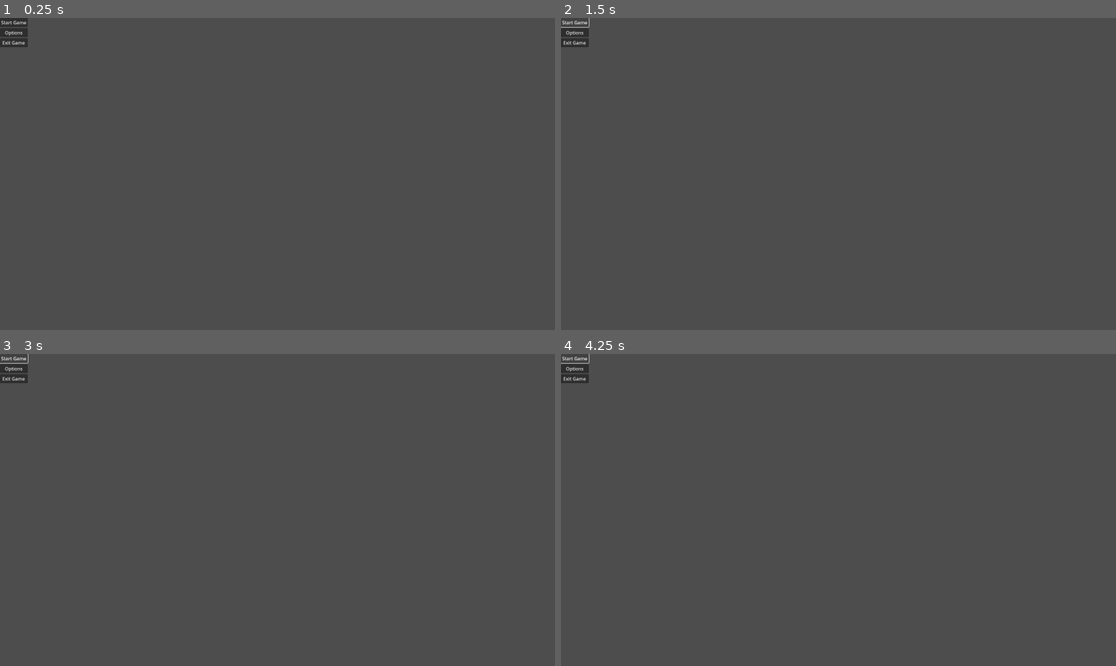
Above: before the commit, frames 1-4 (two rows, left to right).
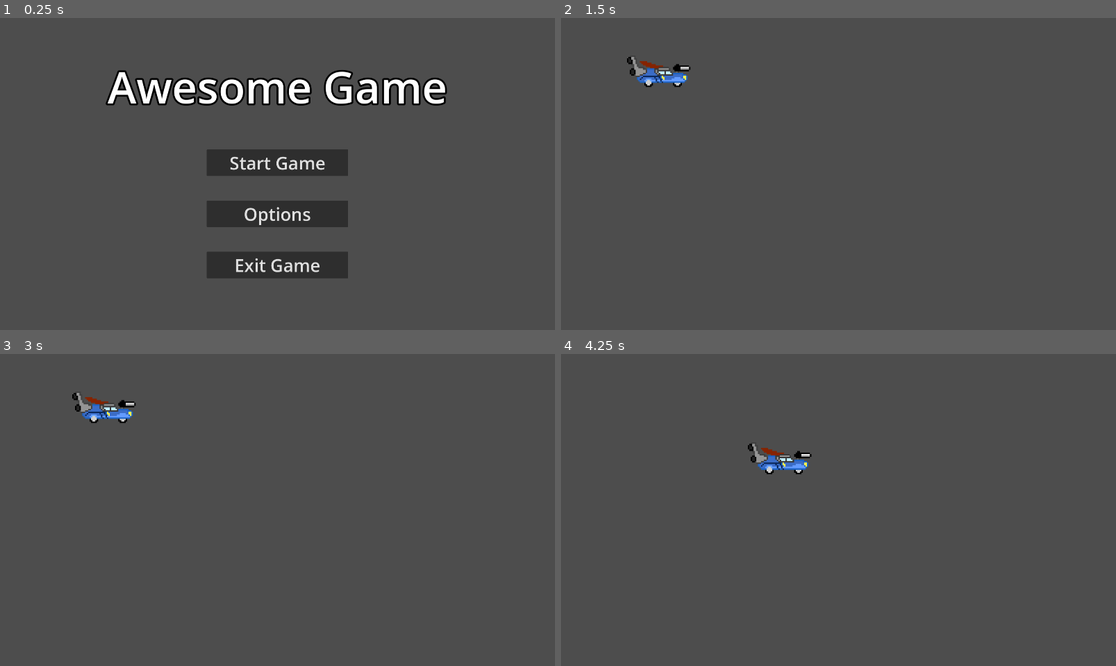
Above: after the commit, the same moments.

Repository: P0ddy/Project-Bentley
Game: Godot game, scene res://main_menu.tscn
The game is run twice, just before and just after one commit, with the same random seed, the same clock (stepped at 60 frames per second) and the same inputs. This scene is started directly instead of the project's main scene.
Inputs (mouse positions are in pixels of both pictures, inside the frame that each line leads up to):
- Up to frame 1 (0.25 s): no input
- Up to frame 2 (1.5 s): click "Options" at 0.5 s; click "Start Game" at 1.25 s
- Up to frame 3 (3 s): click (16, 357) at 2 s, where only the run before the commit has a clickable "Start Game"; tap Enter at 2.75 s; hold D (right) from 2.78 s (still down)
- Up to frame 4 (4.25 s): release D (right) at 3.53 s; hold S (down) from 3.53 s (still down)

The runs differ from the first frame. In frame 1, 10% of the frame differs, in the area x 0-81%, y 0-84%; in frame 2, 0.8%; in frame 3, 0.8%; in frame 4, 0.8%.

Commit message:
Adding MainMenu

Diff:
--- /dev/null
+++ b/main_menu.gd
@@ -0,0 +1,17 @@
+class_name MainMenu
+extends Control
+
+
+@export var main_game_packed_scene : PackedScene = null
+
+
+func _on_start_button_button_down():
+	get_tree().change_scene_to_packed(main_game_packed_scene)
+
+
+func _on_options_button_button_down():
+	pass # Replace with function body.
+
+
+func _on_quit_button_button_down():
+	get_tree().quit()
--- a/main_menu.tscn
+++ b/main_menu.tscn
@@ -1,4 +1,7 @@
-[gd_scene format=3 uid="uid://b8am4x888k45p"]
+[gd_scene load_steps=3 format=3 uid="uid://b8am4x888k45p"]
+
+[ext_resource type="Script" path="res://main_menu.gd" id="1_owfyi"]
+[ext_resource type="PackedScene" uid="uid://bxhjh00lqxlnv" path="res://Game.tscn" id="2_ww1lw"]
 
 [node name="MainMenu" type="Control"]
 layout_mode = 3
@@ -7,20 +10,59 @@
 anchor_bottom = 1.0
 grow_horizontal = 2
 grow_vertical = 2
+script = ExtResource("1_owfyi")
+main_game_packed_scene = ExtResource("2_ww1lw")
 
-[node name="VBoxContainer" type="VBoxContainer" parent="."]
-layout_mode = 0
-offset_right = 40.0
-offset_bottom = 40.0
+[node name="MarginContainer" type="MarginContainer" parent="."]
+layout_mode = 1
+anchors_preset = 15
+anchor_right = 1.0
+anchor_bottom = 1.0
+grow_horizontal = 2
+grow_vertical = 2
+theme_override_constants/margin_left = 24
+theme_override_constants/margin_top = 134
+theme_override_constants/margin_right = 24
+theme_override_constants/margin_bottom = 179
 
-[node name="StartButton" type="Button" parent="VBoxContainer"]
+[node name="VBoxContainer" type="VBoxContainer" parent="MarginContainer"]
 layout_mode = 2
+theme_override_constants/separation = 85
+alignment = 2
+
+[node name="MenuTitle" type="Label" parent="MarginContainer/VBoxContainer"]
+layout_mode = 2
+size_flags_vertical = 3
+theme_override_colors/font_outline_color = Color(0, 0, 0, 1)
+theme_override_constants/outline_size = 25
+theme_override_font_sizes/font_size = 151
+text = "Awesome Game"
+horizontal_alignment = 1
+
+[node name="StartButton" type="Button" parent="MarginContainer/VBoxContainer"]
+clip_contents = true
+custom_minimum_size = Vector2(490, 0)
+layout_mode = 2
+size_flags_horizontal = 4
+theme_override_font_sizes/font_size = 61
 text = "Start Game"
 
-[node name="OptionsButton" type="Button" parent="VBoxContainer"]
+[node name="OptionsButton" type="Button" parent="MarginContainer/VBoxContainer"]
+clip_contents = true
+custom_minimum_size = Vector2(490, 0)
 layout_mode = 2
+size_flags_horizontal = 4
+theme_override_font_sizes/font_size = 61
 text = "Options"
 
-[node name="QuitButton" type="Button" parent="VBoxContainer"]
+[node name="QuitButton" type="Button" parent="MarginContainer/VBoxContainer"]
+clip_contents = true
+custom_minimum_size = Vector2(490, 0)
 layout_mode = 2
+size_flags_horizontal = 4
+theme_override_font_sizes/font_size = 61
 text = "Exit Game"
+
+[connection signal="button_down" from="MarginContainer/VBoxContainer/StartButton" to="." method="_on_start_button_button_down"]
+[connection signal="button_down" from="MarginContainer/VBoxContainer/OptionsButton" to="." method="_on_options_button_button_down"]
+[connection signal="button_down" from="MarginContainer/VBoxContainer/QuitButton" to="." method="_on_quit_button_button_down"]
